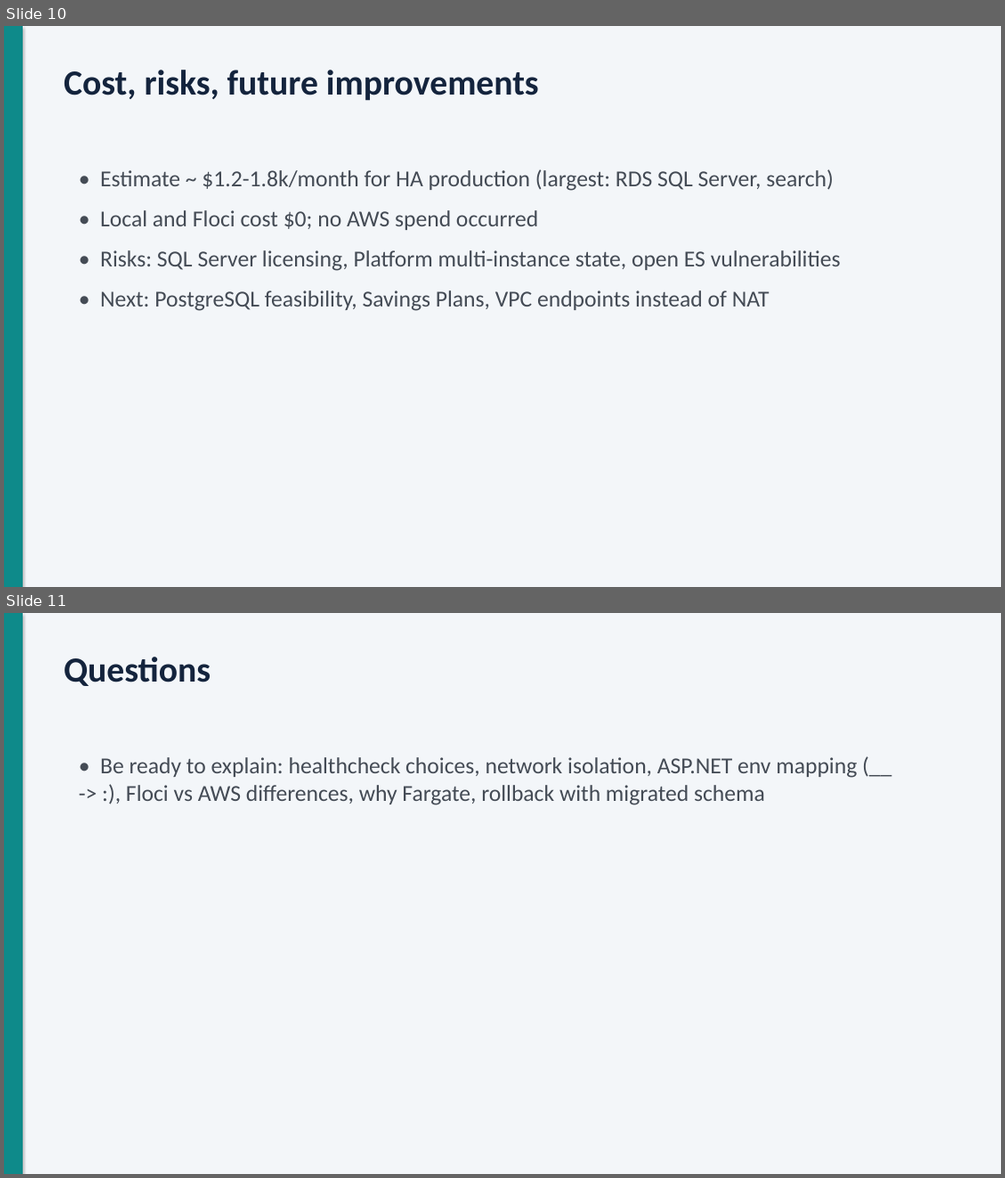
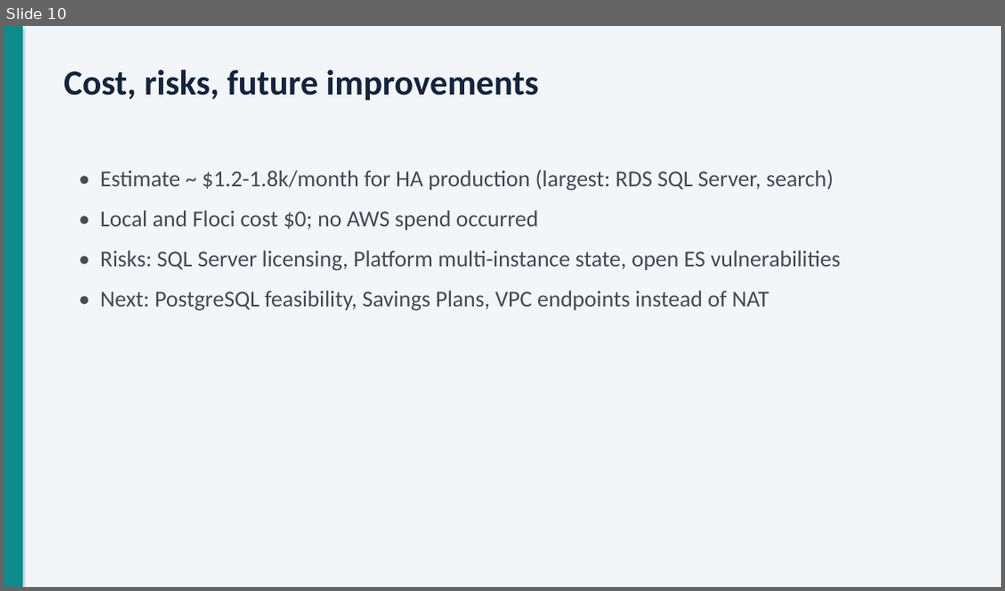
Before and after one commit to adarsh0331/Project_29_Virto_e-commerce, a slide deck: docs/presentation/Virto-AWS-DevOps-presentation.pptx. Shown one above the other, each under a label of ours: slides 10 and 11 before the commit, slide 10 after it. The pictures are 1005x1178 and 1005x591 pixels, drawn with LibreOffice and Linux fonts; fonts in the diff are those of the drawing. Boxes give left, top, right and bottom in pixels: in the first picture for what was removed or moved away, otherwise in the second. Text is boxed around its words. In the diff, an @@ line names an element or a change of style, - is before the commit and + after.

```diff
--- a/docs/presentation/Virto-AWS-DevOps-presentation.pptx
+++ b/docs/presentation/Virto-AWS-DevOps-presentation.pptx
@@ slide 11 removed at [4, 613, 1001, 1174], background #F3F6F9 @@
@@ rectangle removed at [4, 613, 23, 1174] @@
@@ text removed at [64, 657, 210, 686] @@
-Questions
@@ text removed at [100, 757, 857, 805] @@
-• Be ready to explain: healthcheck choices, network isolation, ASP.NET env mapping (__ -> :), Floci vs AWS differences, why Fargate, rollback with migrated schema
```
Also in this commit, not shown: 1 slide changed, 1 slide added.
